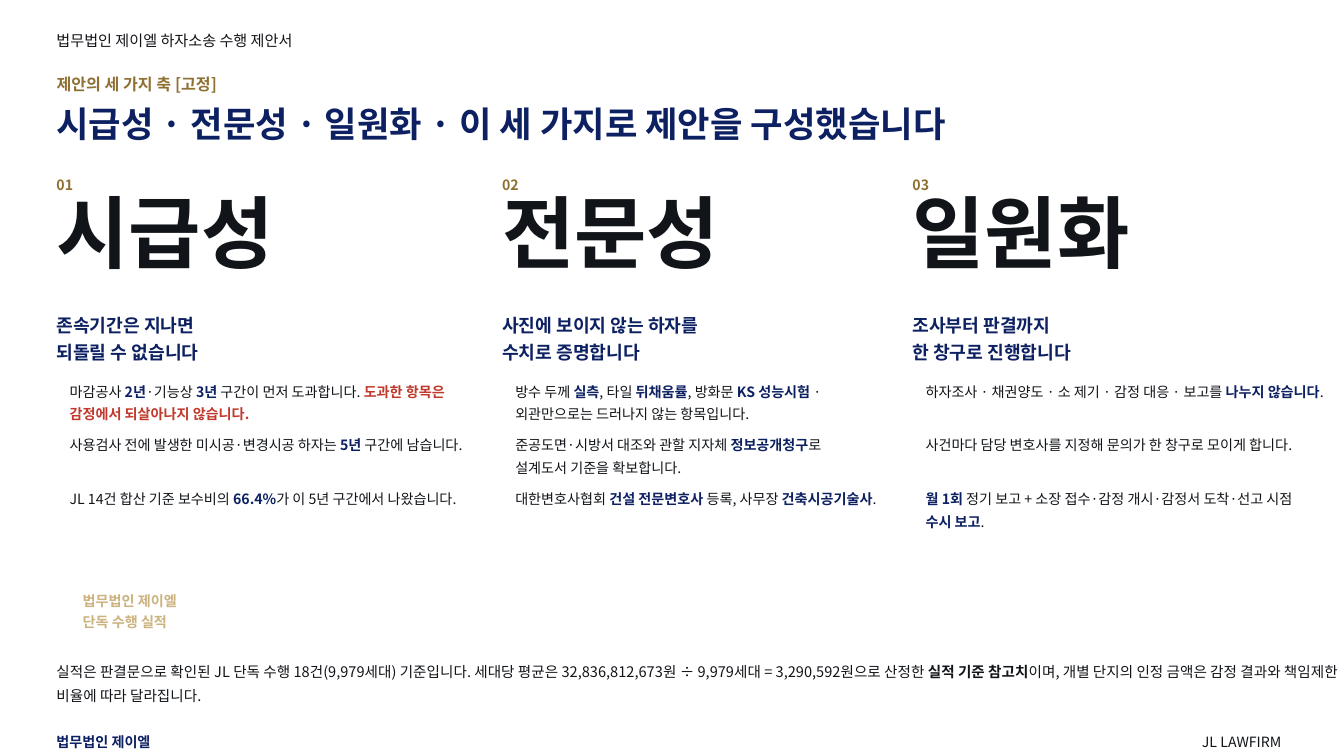
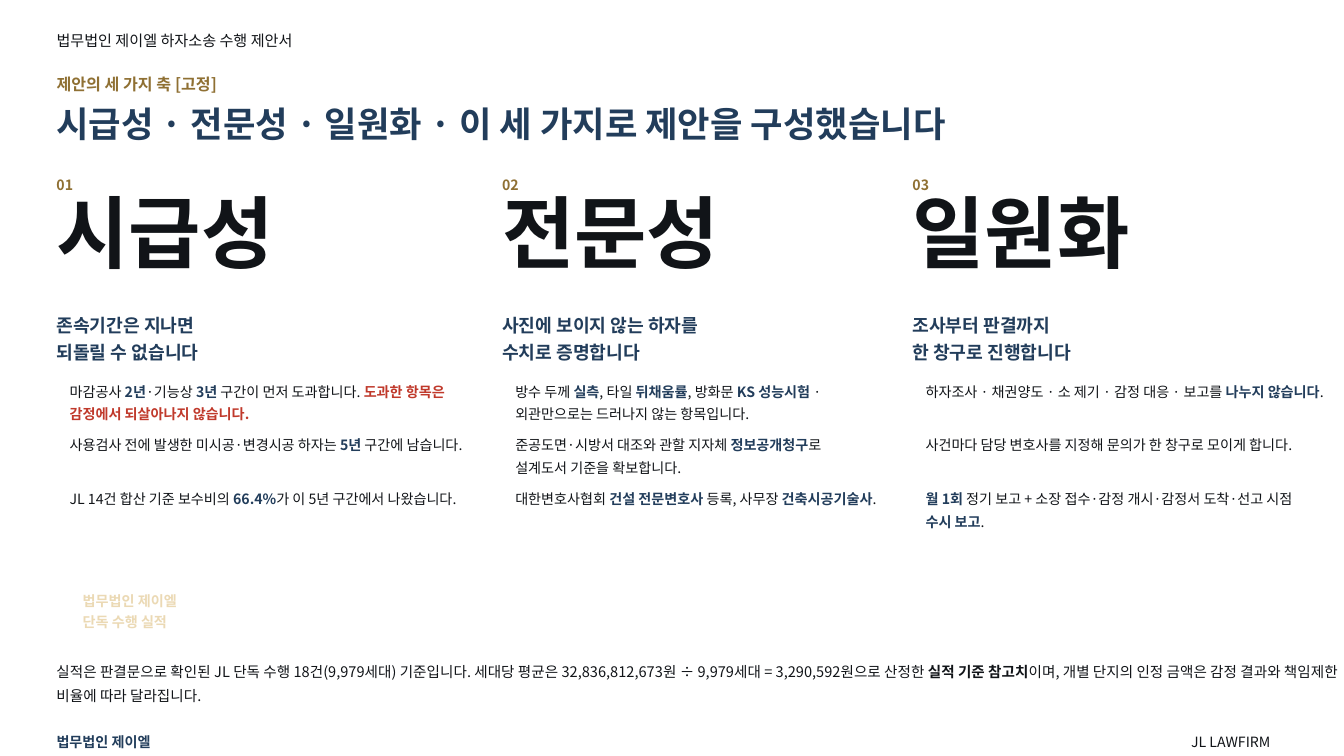
Before and after one commit to kingjin77-rgb/jl-magazine, a slide deck: slide 4 of template/design/preview/JL_하자소송_기본제안서.pptx. Drawn at 1344x756 pixels with LibreOffice and Linux fonts; fonts in the diff are those of the drawing; background and template pictures are left out. Boxes give left, top, right and bottom in pixels: in the first picture for what was removed or moved away, otherwise in the second. Text is boxed around its words. In the diff, an @@ line names an element or a change of style, - is before the commit and + after.

```diff
--- a/template/design/preview/JL_하자소송_기본제안서.pptx
+++ b/template/design/preview/JL_하자소송_기본제안서.pptx
@@ text "마감공사 2년·기능상 3년 구간이 먼저 ..." at [70,385,445,421]: text colour #0D2162 to #223D5B in "2년·기능상 3년" @@
@@ text "방수 두께 실측, 타일 뒤채움률, ..." at [515,385,810,420]: text colour #0D2162 to #223D5B in "실측, 뒤채움률, KS 성능시험" @@
@@ text "하자조사 · 채권양도 · 소 ..." at [926,385,1324,399]: text colour #0D2162 to #223D5B in "나누지 않습니다." @@
@@ text "사용검사 전에 발생한 미시공·변경시공 하자는 ..." at [70,438,463,451]: text colour #0D2162 to #223D5B in "5년" @@
@@ text "준공도면·시방서 대조와 관할 지자체 정보공개청구로 ..." at [515,438,822,474]: text colour #0D2162 to #223D5B in "정보공개청구로" @@
@@ text "JL 14건 합산 기준 보수비의 ..." at [70,492,457,505]: text colour #0D2162 to #223D5B in "66.4%가" @@
@@ text "대한변호사협회 건설 전문변호사 등록, 사무장 ..." at [515,492,877,507]: text colour #0D2162 to #223D5B in "건설 전문변호사 건축시공기술사." @@
@@ text "월 1회 정기 보고 + ..." at [926,492,1292,529]: text colour #0D2162 to #223D5B in "월 1회 수시 보고." @@
@@ text "법무법인 제이엘" at [83,594,177,628]: text colour #CBB27E to #EBD9B4 @@
@@ text colour #0D2162 to #223D5B in 5 elements at [56,107,946,141], [57,316,199,361], [502,316,698,361], [912,316,1072,361], [57,735,151,749] @@
@@ text "JL LAWFIRM": place and size @@
-text "JL LAWFIRM" at [1202,736,1281,747]
+text "JL LAWFIRM" at [1191,736,1270,747]
```
Also in this commit, not shown: 91 other slides changed, 3 slides added, 2 other files.
